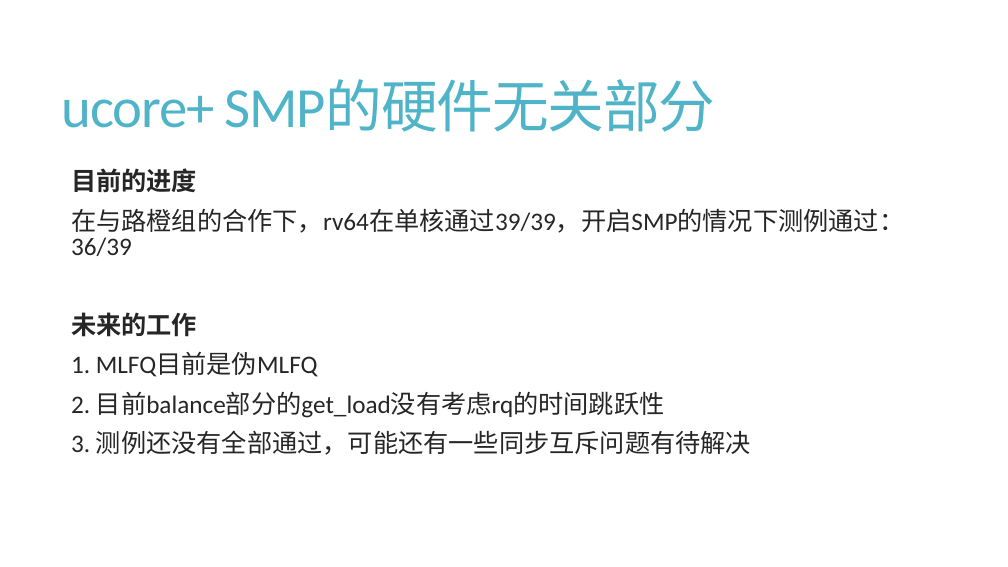
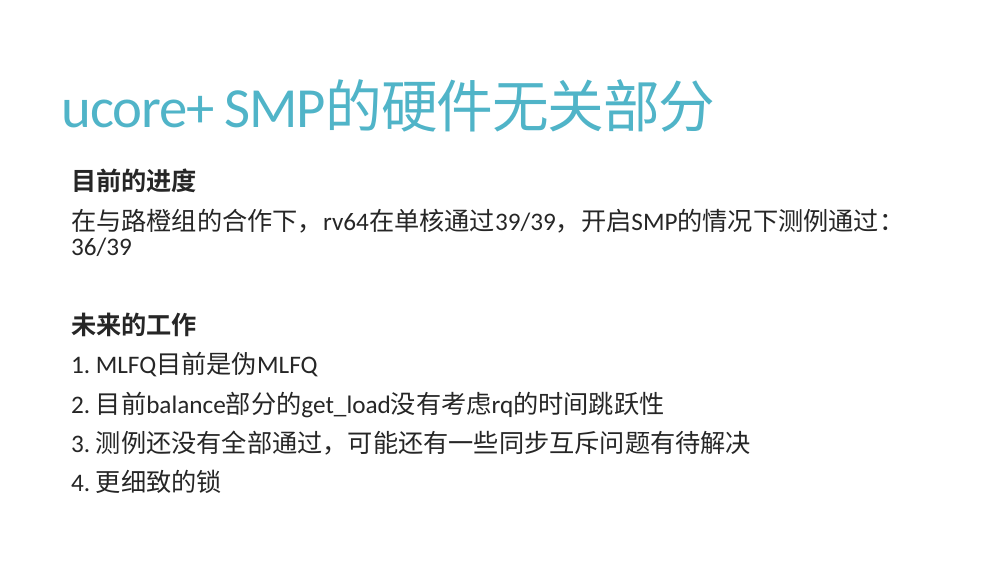
Before and after one commit to cxjyxxme/ucore_plus, a slide deck: slide 33 of final/课程设计结果报告.pptx. Drawn at 1008x567 pixels with LibreOffice and Linux fonts; fonts in the diff are those of the drawing. Boxes give left, top, right and bottom in pixels: in the first picture for what was removed or moved away, otherwise in the second. Text is boxed around its words. In the diff, an @@ line names an element or a change of style, - is before the commit and + after.

```diff
--- a/final/课程设计结果报告.pptx
+++ b/final/课程设计结果报告.pptx
@@ text at [71, 469, 222, 493]: paragraph added @@
+  4. 更细致的锁
```
Also in this commit, not shown: 3 other slides changed, 1 slide added.
